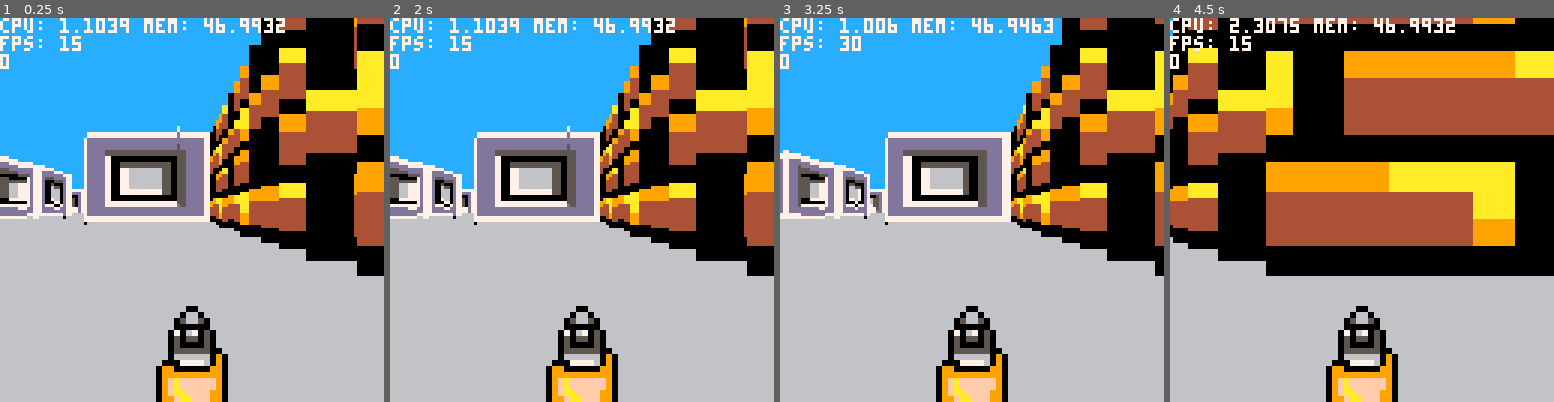
Above: before the commit, frames 1-4 (left to right).
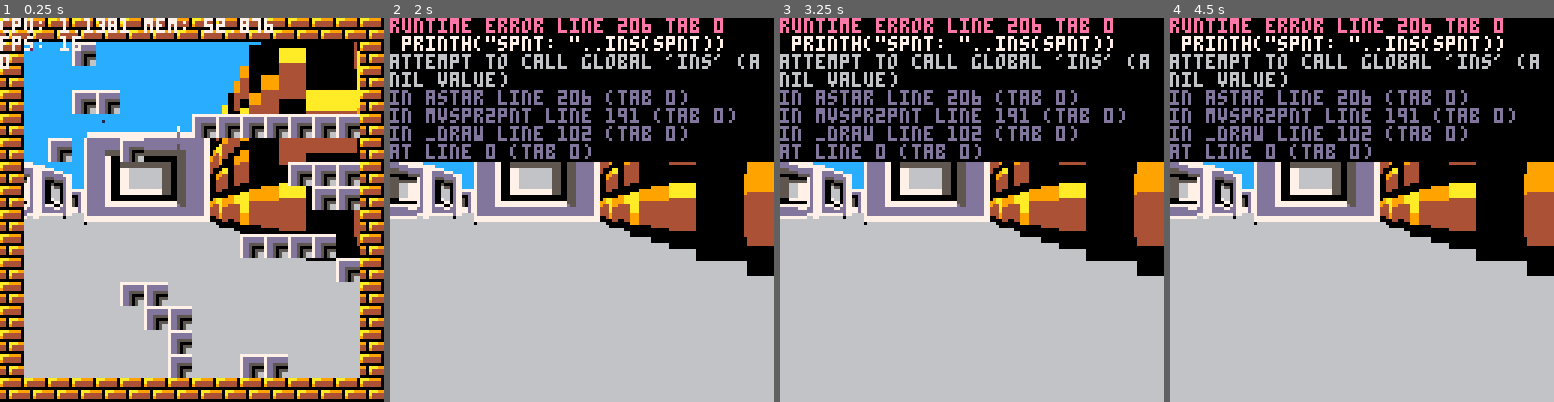
Above: after the commit, the same moments.

Repository: antoj2/raycasting-3dp8
Game: PICO-8 cartridge test3d.p8
The game is run twice, just before and just after one commit, with the same random seed, the same clock (stepped at 60 frames per second) and the same inputs.
Inputs:
- Up to frame 1 (0.25 s): no input
- Up to frame 2 (2 s): hold Left from 1.97 s (still down)
- Up to frame 3 (3.25 s): release Left at 2.37 s; hold Down 2.42-2.82 s; hold Right from 2.87 s (still down)
- Up to frame 4 (4.5 s): release Right at 3.53 s; hold Up 3.58-4.08 s; hold Right from 4.13 s (still down)

The runs differ from the first frame. In frame 1, 33% of the frame differs, in the area x 0-100%, y 0-100%; in frame 2, 34%; in frame 3, 45%; in frame 4, 52%.
Error after the commit: runtime error line 206 tab 0; printh("spnt: "..ins(spnt)); attempt to call global 'ins' (a nil value)

Commit message:
testing A*

Diff:
--- /dev/null
+++ b/ins.p8
@@ -0,0 +1,203 @@
+local x = { 1,2,3,foo="bar"}
+x.x = x
+x[" "]=cocreate(function() end)
+setmetatable(x,x)
+
+local f = function() end
+x.f = f
+x[f] = x
+x[{x,f}]=f
+x.l1={l2={l3={l4="!"}}}
+
+function _draw()
+
+ cls()
+ print(ins(x,2),1,1)
+end
+-->8
+do
+local function qsort(t,f,l,r)
+ if r-l<1 then return end
+ local p=l
+ for i=l+1,r do
+  if f(t[i],t[p]) then
+   if i==p+1 then
+    t[p],t[p+1]=t[p+1],t[p]
+   else
+    t[p],t[p+1],t[i]=
+     t[i],t[p],t[p+1]
+   end
+   p=p+1
+  end
+ end
+ qsort(t,f,l,p-1)
+ qsort(t,f,p+1,r)
+end
+
+local typew = {
+ number=1,boolean=2,string=3,
+ table=4, ['function']=5,
+ userdata=6, thread=7
+}
+
+local function cmpkey(a,b)
+ local ta,tb = type(a),type(b)
+ if ta==tb and
+  (ta=='string' or ta=='number')
+  then return a < b
+ end
+ local wa,wb=typew[ta] or 32767,
+             typew[tb] or 32767
+ return wa==wb and
+        ta<tb or wa<wb
+end
+
+local function getkeys(t)
+ local slen=0
+ while t[slen+1]~=nil do
+  slen=slen+1
+ end
+
+ local keys, klen = {}, 0
+ for k,_ in next,t do
+  klen=klen+1
+  keys[klen]=k
+ end
+ qsort(keys,cmpkey,1,klen)
+ return keys,slen,klen
+end
+
+local function countref(x,ref)
+ if type(x)~='table' then
+  return
+ end
+ ref[x]=(ref[x] or 0)+1
+ if ref[x]==1 then
+  for k,v in next,x do
+   countref(k,ref)
+   countref(v,ref)
+  end
+  countref(getmetatable(x),ref)
+ end
+end
+
+local function getid(x, ids)
+ local id=ids[x]
+ if not id then
+  local t=type(x)
+  id=(ids[t] or 0)+1
+  ids[t],ids[x]=id,id
+ end
+ return id
+end
+
+local typesn={
+ table="t",
+ ["function"]="f",
+ thread="th",
+ userdata="ud"
+}
+
+local function isident(x)
+ if type(x)~= "string"
+ or x=="" then
+  return false
+ end
+ for i=1,#x do
+  local c=ord(x,i)
+  if(i==1 or c<48 or c>57) --0-9
+  and (c<65 or c>90)  --lc a-z
+  and (c<97 or c>122) --uc a-z
+  and c~=95 then      -- _
+   return false
+  end
+ end
+ return true
+end
+
+local function tab(lvl)
+ local s="\n"
+ for _=1,lvl do s=s.." " end
+ return s
+end
+
+local function x2s(x,d,lvl,
+                   ids,ref)
+ local tx=type(x)
+
+ if tx=='string' then
+  return '"'..x..'"'
+ end
+
+ if tx=='number' or tx=='nil'
+ or tx=='boolean' then
+  return tostr(x)
+ end
+
+ if tx=='table'
+ and not ids[x] then
+  if lvl >= d then
+   return('{_}')
+  end
+
+  local s=""
+  if ref[x] > 1 then
+   s=s..'<'..getid(x,ids)..'>'
+  end
+  s=s..'{'
+
+  local ks,slen,klen=getkeys(x)
+
+  for i=1,klen do
+   if i>1 then
+    s=s..','
+   end
+   if i<=slen then
+    s=s..
+     x2s(x[i],d,lvl+1,ids,ref)
+   else
+    local k = ks[i]
+    s=s..tab(lvl+1)..
+     (isident(k) and k or
+      "["..
+      x2s(k,d,lvl+1,ids,ref)
+      .."]"
+     ).."=" ..
+     x2s(x[k],d,lvl+1,ids,ref)
+   end
+  end
+
+  local mt = getmetatable(x)
+  if type(mt) == 'table' then
+   if klen>0 then
+    s=s..','
+   end
+   s=s..tab(lvl+1)..'<mt>=' ..
+     x2s(mt,d,lvl+1,ids,ref)
+  end
+
+  if klen > slen
+  or type(mt)=='table' then
+   s=s..tab(lvl) -- last }
+  end
+
+  return s..'}'
+ end
+
+ -- function, userdata, thread,
+ -- or previously visited table
+ return '<' ..
+  (typesn[tx] or tx) ..
+  getid(x,ids) ..
+  '>'
+end
+
+ins=function(root,depth)
+  depth=depth or 32767
+
+  local ref={}
+  countref(root,ref)
+  return x2s(root,depth,
+             0,{},ref)
+end
+end
--- a/test3d.p8
+++ b/test3d.p8
@@ -1,6 +1,7 @@
 pico-8 cartridge // http://www.pico-8.com
 version 42
 __lua__
+#include ins.p8
 function _init()
 	--player
 	--fov is 110 degrees in revolutions
@@ -11,10 +12,12 @@
 
 	sprites={
 		-- barrel, example enemy
-		{s=6,w=16,h=16,ws=2,hs=2,x=35,y=35,spd=0.25},
+		{s=6,w=16,h=16,ws=2,hs=2,x=35,y=35,spd=0.25,path={}},
 	}
 
 	lines={}
+
+	printh("\n##### INIT #####\n")
 end
 
 function _update()
@@ -73,7 +76,6 @@
 	--ceiling
 	rectfill(0,0,127,63,12)
 
-	--map()
 
 	pal()
 
@@ -121,11 +124,23 @@
 				sspr(sprite.s*8,0,sprite.w,sprite.h,draw_start_x,draw_start_y,sprw,sprh)
 			end
 		end
+
+		map()
+
+		pset(p.x,p.y,2)
+
+		pset(sprite.x,sprite.y,1)
+
+		for _,v in pairs(sprite.path) do
+			x=v[1]*8
+			y=v[2]*8
+			rect(x,y,x+8,y+8,11)
+		end
 	end
 
 	--draw player weapon
 	local ws=2
-	sspr(8*8,0,16,16,64-8*ws,128-16*ws,ws*16,ws*16)
+	--sspr(8*8,0,16,16,64-8*ws,128-16*ws,ws*16,ws*16)
 
 	--draw minimap
 	-- draw_minimap()
@@ -176,41 +191,97 @@
 		sprite.x=nx
 		sprite.y=ny
 	end
+	if rnd(100) < 5 then
+		local path=astar({sprite.x,sprite.y},{pnt.x,pnt.y})
+		if path~=nil then
+			sprite.path=path
+			local output = ins(path,2)
+			printh(output)
+		end
+	end
 end
 
 --A* pathfinding algorithm
 --Starting point as {x,y}, end point as {x,y}
 --returns the closed list of node positions as {{x,y},}
 function astar(spnt,epnt)
-	local open={}
-	local dirs={{0,0},{1,0},{1,1},{0,1},{-1,1},{-1,0},{-1,-1},{0,-1},{1,-1}}
+	spnt={flr(spnt[1]/8),flr(spnt[2]/8)}
+	epnt={flr(epnt[1]/8),flr(epnt[2]/8)}
+	printh("spnt: "..ins(spnt))
+	printh("epnt: "..ins(epnt))
+
+	local function point_key(p)
+		return p[1]..","..p[2]
+	end
+
+	local open={[point_key(spnt)]=spnt}
+	local closed={}
+
+	local gscore={[point_key(spnt)]=0}
+	local fscore={[point_key(spnt)]=dist(spnt[1],spnt[2],epnt[1],epnt[2])}
+
+	while next(open) do
+		local current=minf(open,fscore)
+		if current[1]==epnt[1] and current[2]==epnt[2] then
+			return closed
+		end
+
+		del(open,current)
+		for n in all(neighbors(current)) do
+			g=gscore[current]+dist(current[1],current[2],n[1],n[2])
+			if g<(vbyvkey(gscore,n) or 32767) then
+				closed[n]=current
+				gscore[n]=g
+				fscore[n]=g+dist(n[1],n[2],epnt[1],epnt[2])
+				if not intb(open,n) then
+					add(open,n)
+				end
+			end
+		end
+	end
+
+	printh("AHHHHH")
+	return nil
+end
+
+function intb(t,a)
+	for v in all(t) do
+		if a[1]==v[1] and a[2]==v[2] then return true end
+	end
+	return false
+end
+
+function vbyvkey(t,a)
+	for k,v in pairs(t) do
+		if a[1]==k[1] and a[2]==k[2] then return v end
+	end
+	return nil
+end
+
+function minf(set,f)
+	local min=999999
+	local minf=nil
+	for i in all(set) do
+		local fval=f[i]
+		if fval<min then
+			minf=i
+			min=fval
+		end
+	end
+	return minf
+end
+
+function neighbors(node,closed)
+	local dirs={{1,0},{1,1},{0,1},{-1,1},{-1,0},{-1,-1},{0,-1},{1,-1}}
+	local n={}
 	for p in all(dirs) do
-		local nx=spnt[1]+p[1]
-		local ny=spnt[2]+p[2]
-		if mget(flr(nx/8),flr(ny/8))==0 then
-			local g=10
-			if p[1]~=0 and p[2]~=0 then
-				g+=4
-			end
-			local h=flr(dist(nx,ny,epnt[1],epnt[2]))*10
-			add(open,{x=nx,y=ny,p=spnt,g=g,h=h,f=g+h})
-		end
-	end
-
-	local closed={}
-	local a = add(closed,open[1]) --spnt
-	del(open,a)
-
-	local slctdsq=open[1]
-
-	for i in all(minsq) do
-		if i.f<slctdsq.f then
-			slctdsq=i
-		end
-	end
-
-	add(closed,slctdsq)
-	del(open,slctdsq)
+		local nx=flr(node[1]+p[1]/8)
+		local ny=flr(node[2]+p[2]/8)
+		if mget(nx,ny)==0 and not intb(closed,{nx,ny}) then
+			add(n,{nx,ny})
+		end
+	end
+	return n
 end
 
 function dist(x1,y1,x2,y2)
@@ -394,22 +465,22 @@
 
 
 __map__
-0202020202020202020202000000000000000000000000000000000000000000000000000000000000000000000000000000000000000000000000000000000000000000000000000000000000000000000000000000000000000000000000000000000000000000000000000000000000000000000000000000000000000000
-0200000400000000000002020000000000000000000000000000000000000000000000000000000000000000000000000000000000000000000000000000000000000000000000000000000000000000000000000000000000000000000000000000000000000000000000000000000000000000000000000003030003030000
-0200000000000000000000020202020202020200000000000000000000000000000000000000000000000000000000000000000000000000000000000000000000000000000000000000000000000000000000000000000000000000000000000000000000000000000000000000000000000000000000000000000303000303
-0200000404000000000000000000000000000202020000000000000000000000000000000000000000000000000000000000000000000000000000000000000000000000000000000000000000000000000000000000000000000000000000000000000000000000000000000000000000000000000000000000000000000000
-0200000000000000040404040404040404000000020200000000000000000000000000000000000000000000000000000000000000000000000000000000000000000000000000000000000000000000000000000000000000000000000000000000000000000000000000000000000000000000000000000000000000000000
-0200040000040000000000000000000004000000000200000000000000000000000000000000000000000000000000000000000000000000000000000000000000000000000000000000000000000000000000000000000000000000000000000000000000000000000000000000000000000000000000000000000000000000
-0200000000000000000000000404040404000000000202000000000000000000000000000000000000000000000000000000000000000000000000000000000000000000000000000000000000000000000000000000000000000000000000000000000000000000000000000000000000000000000000000000000000000000
-0200000000000000000000000004040404040400000002000000000000000000000000000000000000000000000000000000000000000000000000000000000000000000000000000000000000000000000000000000000000000000000000000000000000000000000000000000000000000000000000000000000000000000
-0200000000000000000000000000000000000000000002000000000000000000000000000000000000000000000000000000000000000000000000000000000000000000000000000000000000000000000000000000000000000000000000000000000000000000000000000000000000000000000000000000000000000000
-0200000000000000000004040404000000000000000002000000000000000000000000000000000000000000000000000000000000000000000000000000000000000000000000000000000000000000000000000000000000000000000000000000000000000000000000000000000000000000000000000000000000000000
-0200000000000000000000000000040400000000000002000000000000000000000000000000000000000000000000000000000000000000000000000000000000000000000000000000000000000000000000000000000000000000000000000000000000000000000000000000000000000000000000000000000000000000
-0200000000040400000000000000000400000000000002000000000000000000000000000000000000000000000000000000000000000000000000000000000000000000000000000000000000000000000000000000000000000000000000000000000000000000000000000000000000000000000000000000000000000000
-0200000000000404000000000000000400000000000002000000000000000000000000000000000000000000000000000000000000000000000000000000000000000000000000000000000000000000000000000000000000000000000000000000000000000000000000000000000000000000000000000000000000000000
-0200000000000004000000000000000400000000000202000000000000000000000000000000000000000000000000000000000000000000000000000000000000000000000000000000000000000000000000000000000000000000000000000000000000000000000000000000000000000000000000000000000000000000
-0200000000000004000004040000000400000000000200000000000000000000000000000000000000000000000000000000000000000000000000000000000000000000000000000000000000000000000000000000000000000000000000000000000000000000000000000000000000000000000000000000000000000000
-0200000004000000000000040404040400000000000200000000000000000000000000000000000000000000000000000000000000000000000000000000000000000000000000000000000000000000000000000000000000000000000000000000000000000000000000000000000000000000000000000000000000000000
+0202020202020202020202020202020200000000000000000000000000000000000000000000000000000000000000000000000000000000000000000000000000000000000000000000000000000000000000000000000000000000000000000000000000000000000000000000000000000000000000000000000000000000
+0200000400000000000000000000000200000000000000000000000000000000000000000000000000000000000000000000000000000000000000000000000000000000000000000000000000000000000000000000000000000000000000000000000000000000000000000000000000000000000000000003030003030000
+0200000000000000000000000000000202020200000000000000000000000000000000000000000000000000000000000000000000000000000000000000000000000000000000000000000000000000000000000000000000000000000000000000000000000000000000000000000000000000000000000000000303000303
+0200000404000000000000000000000200000202020000000000000000000000000000000000000000000000000000000000000000000000000000000000000000000000000000000000000000000000000000000000000000000000000000000000000000000000000000000000000000000000000000000000000000000000
+0200000000000000040404040404040204000000020200000000000000000000000000000000000000000000000000000000000000000000000000000000000000000000000000000000000000000000000000000000000000000000000000000000000000000000000000000000000000000000000000000000000000000000
+0200040000040000000000000000000204000000000200000000000000000000000000000000000000000000000000000000000000000000000000000000000000000000000000000000000000000000000000000000000000000000000000000000000000000000000000000000000000000000000000000000000000000000
+0200000000000000000000000404040204000000000202000000000000000000000000000000000000000000000000000000000000000000000000000000000000000000000000000000000000000000000000000000000000000000000000000000000000000000000000000000000000000000000000000000000000000000
+0200000000000000000000000004040204040400000002000000000000000000000000000000000000000000000000000000000000000000000000000000000000000000000000000000000000000000000000000000000000000000000000000000000000000000000000000000000000000000000000000000000000000000
+0200000000000000000000000000000200000000000002000000000000000000000000000000000000000000000000000000000000000000000000000000000000000000000000000000000000000000000000000000000000000000000000000000000000000000000000000000000000000000000000000000000000000000
+0200000000000000000004040404000200000000000002000000000000000000000000000000000000000000000000000000000000000000000000000000000000000000000000000000000000000000000000000000000000000000000000000000000000000000000000000000000000000000000000000000000000000000
+0200000000000000000000000000040200000000000002000000000000000000000000000000000000000000000000000000000000000000000000000000000000000000000000000000000000000000000000000000000000000000000000000000000000000000000000000000000000000000000000000000000000000000
+0200000000040400000000000000000200000000000002000000000000000000000000000000000000000000000000000000000000000000000000000000000000000000000000000000000000000000000000000000000000000000000000000000000000000000000000000000000000000000000000000000000000000000
+0200000000000404000000000000000200000000000002000000000000000000000000000000000000000000000000000000000000000000000000000000000000000000000000000000000000000000000000000000000000000000000000000000000000000000000000000000000000000000000000000000000000000000
+0200000000000004000000000000000200000000000202000000000000000000000000000000000000000000000000000000000000000000000000000000000000000000000000000000000000000000000000000000000000000000000000000000000000000000000000000000000000000000000000000000000000000000
+0200000000000004000004040000000200000000000200000000000000000000000000000000000000000000000000000000000000000000000000000000000000000000000000000000000000000000000000000000000000000000000000000000000000000000000000000000000000000000000000000000000000000000
+0202020202020202020202020202020200000000000200000000000000000000000000000000000000000000000000000000000000000000000000000000000000000000000000000000000000000000000000000000000000000000000000000000000000000000000000000000000000000000000000000000000000000000
 0200000004000000000000000000000000000000020200000000000000000000000000000000000000000000000000000000000000000000000000000000000000000000000000000000000000000000000000000000000000000000000000000000000000000000000000000000000000000000000000000000000000000000
 0200000004000000000000000000000000000002020000000000000000000000000000000000000000000000000000000000000000000000000000000000000000000000000000000000000000000000000000000000000000000000000000000000000000000000000000000000000000000000000000000000000000000000
 0200000004000000000000000000000000000002000000000000000000000000000000000000000000000000000000000000000000000000000000000000000000000000000000000000000000000000000000000000000000000000000000000000000000000000000000000000000000000000000000000000000000000000
